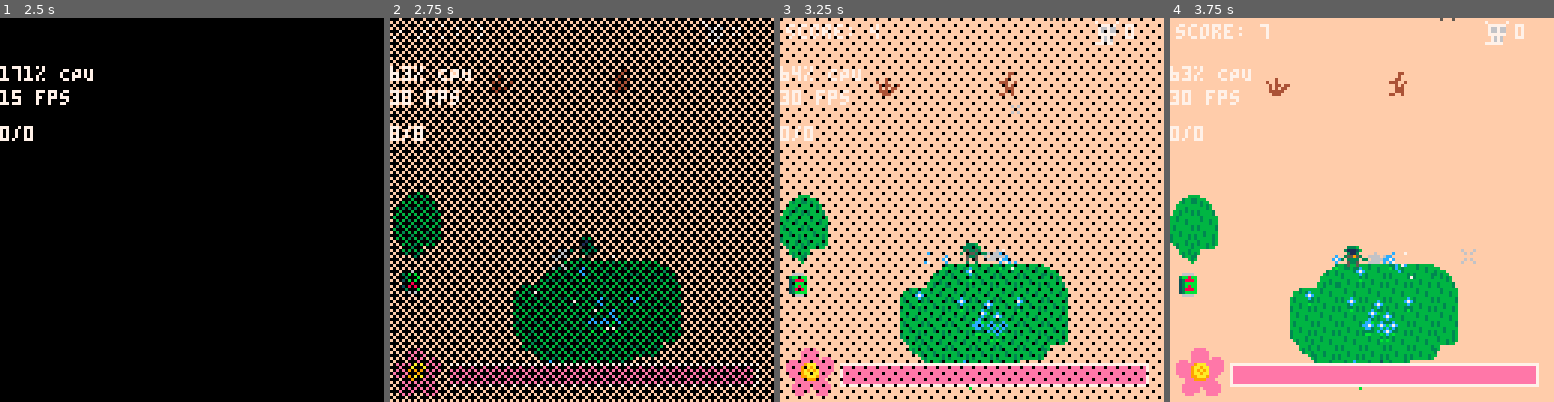
Above: before the commit, frames 1-4 (left to right).
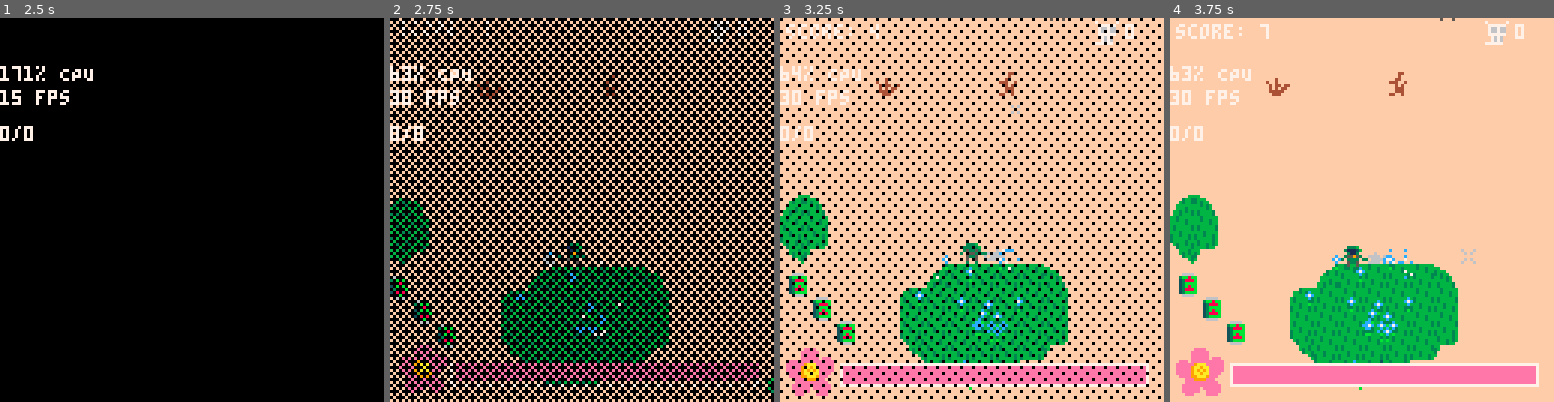
Above: after the commit, the same moments.

Repository: samboyer/ld46
Game: PICO-8 cartridge ld46.p8
The game is run twice, just before and just after one commit, with the same random seed, the same clock (stepped at 60 frames per second) and the same inputs.
Inputs (mouse positions are in pixels of both pictures, inside the frame that each line leads up to):
- Up to frame 1 (2.5 s): tap X (X key) at 0.33, 1.07, 1.85 s; click (280, 121) at 0.67 s; tap O (Z key) at 0.7, 1.7, 2.1 s; click (46, 267) at 1.22 s; hold Right 1.6-2.1 s; click (107, 114) at 1.77 s; hold Up 2.15-2.42 s; click (172, 259) at 2.32 s; hold Right from 2.47 s (still down)
- Up to frame 2 (2.75 s): keep holding Right; tap O (Z key) at 2.5 s
- Up to frame 3 (3.25 s): click (1014, 106) at 2.87 s; tap O (Z key) at 2.9 s; tap X (X key) at 2.97 s; release Right at 3.03 s; hold Left from 3.08 s (still down)
- Up to frame 4 (3.75 s): tap O (Z key) at 3.3, 3.7 s; click (1465, 256) at 3.42 s; release Left at 3.58 s; hold Down from 3.63 s (still down)

Frame 1 is identical in both runs. In frame 2, 4.5% of the frame differs, in the area x 0-100%, y 0-99%; in frame 3, 0.6%; in frame 4, 0.7%.

Commit message:
Only active weapon cools down

Diff:
--- a/ld46.p8
+++ b/ld46.p8
@@ -458,7 +458,7 @@
     sfx(18)
     player[contents.key] = contents.value
   else
-    show_effect_text"fix apply_powerup"
+    show_effect_text("fix apply_powerup")
   end
   contents.type = powerup.type
   contents.life = contents.lifetime
@@ -467,9 +467,13 @@
 
 function cooldown_powerups()
   done_powerup = nil
+  weapon_cooled = false
   for p in all(active_powerups) do
-    p.life = max(p.life - 1, 0)
-    if (p.life == 0) done_powerup = p
+    if ((not weapon_cooled) or p.type != "weapon") then
+      p.life = max(p.life - 1, 0)
+      if (p.life == 0) done_powerup = p
+      if (p.type == "weapon") weapon_cooled = true
+    end
   end
   if (done_powerup != nil) then
     if (done_powerup.type == "weapon") then
@@ -745,6 +749,8 @@
 
   --TEMP
   add_random_powerup(130, 115)
+  add_random_powerup(138, 123)
+  add_random_powerup(146, 131)
   --spawn_enemy_offscreen()
 
   gamerunning = true
